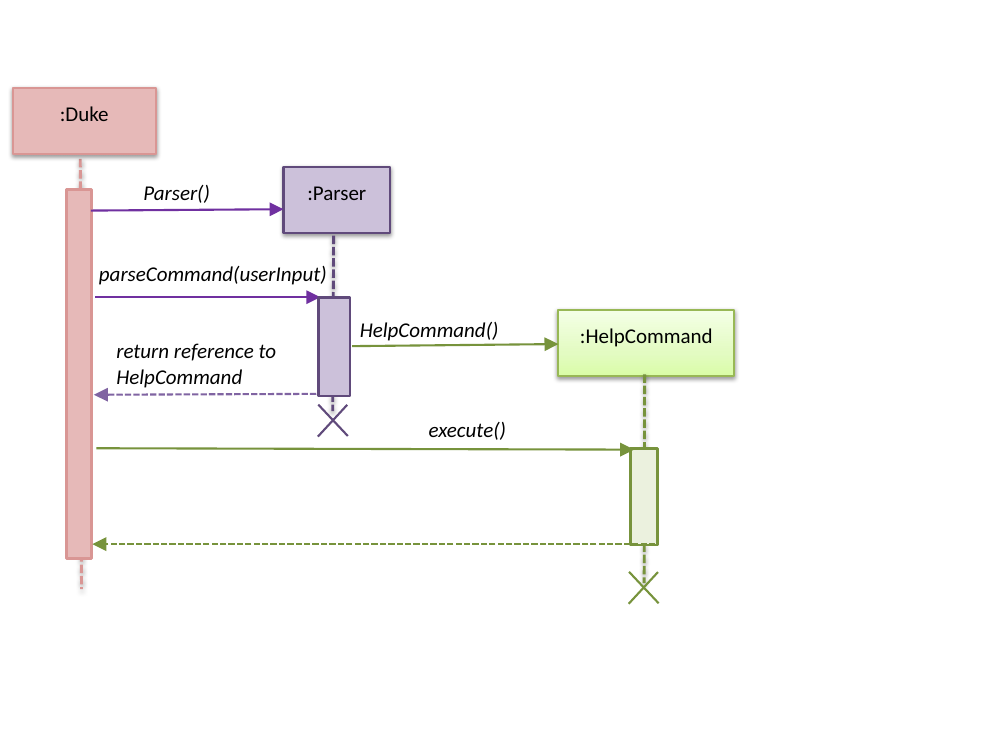
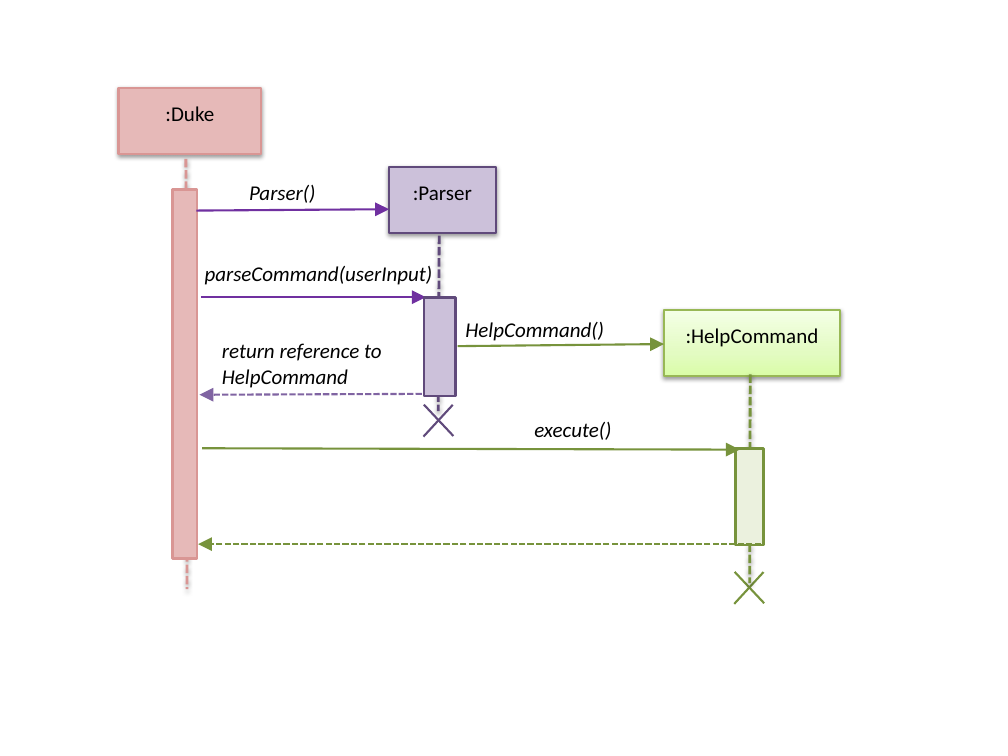
Before and after one commit to nus-cs2113-AY1920S2/tp, a slide deck: slide 1 of docs/Help.pptx. Drawn at 1008x756 pixels with LibreOffice and Linux fonts; fonts in the diff are those of the drawing. Boxes give left, top, right and bottom in pixels: in the first picture for what was removed or moved away, otherwise in the second. Text is boxed around its words. In the diff, an @@ line names an element or a change of style, - is before the commit and + after.

```diff
--- a/docs/Help.pptx
+++ b/docs/Help.pptx
@@ 7 lines, 6 rectangles, 6 arrows, 5 texts moved together from (x1=13, y1=88, x2=735, y2=604) to (x1=119, y1=88, x2=841, y2=604) @@
```
Also in this commit, not shown: 3 other files.
